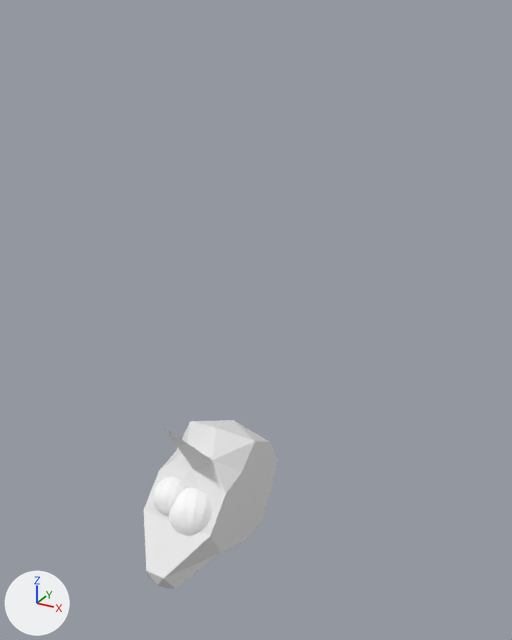
A saved change to the Blender file office/uni.blend.
The view is the same before and after, from a 50 mm lens placed at (5.11, -8.01, 6.99), pointed at (-0.25, 1.74, 2.11). The axes (+X, +Y, +Z) are drawn at lower left. The lights are the same throughout.

In view in the first picture: 'Head', 'LT EYE', 'RT Eye'.
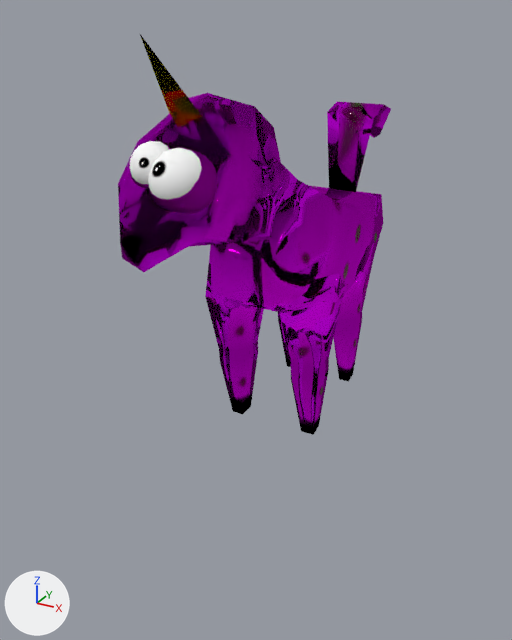
ob_eyes is not drawn itself; it is the parent of ob_lt_eye, ob_rt_eye.

Boxes (x1, y1, x2, y2) around the edits, measured in the pictures (512 x 640 px):
'Head', reshaped, moved (103% wider, 136% taller): before (144, 420, 278, 589); after (118, 34, 391, 435)
'LT EYE', moved, turned: before (169, 487, 212, 536); after (148, 147, 202, 200)
'RT Eye', moved, turned: before (153, 476, 186, 516); after (130, 141, 169, 184)
part 1 of me_icosphere, built on (purple): after (205, 102, 391, 435)
part 2 of me_icosphere, deleted: before (164, 428, 211, 468)
part 3 of me_icosphere, recoloured: before (144, 420, 271, 589); after (118, 93, 281, 272)

Diff of the bpy script that builds the scene:
```diff
--- a/office/uni.blend.py
+++ b/office/uni.blend.py
@@ img_untitled_001 @@
+img_untitled_001 = load_image('Untitled.001', 'unicornbody.png', 1024, 1024, 'sRGB')
@@ mat_unicornbody @@
+mat_unicornbody = bpy.data.materials.new('unicornBody')
+mat_unicornbody.use_nodes = True; mat_unicornbody.node_tree.nodes.clear()
+_N = mat_unicornbody.node_tree.nodes; _L = mat_unicornbody.node_tree.links
+n0 = _N.new('ShaderNodeOutputMaterial'); n0.name = 'Material Output'
+n1 = _N.new('ShaderNodeTexImage'); n1.name = 'Image Texture'
+n1.image = img_untitled_001
+n2 = _N.new('ShaderNodeBsdfGlass'); n2.name = 'Glass BSDF'
+n2.distribution = 'GGX'
+n2.inputs[2].default_value = 1.45  # 'IOR'
+_L.new(n1.outputs[0], n2.inputs[0])  # 'Color' to 'Color'
+_L.new(n2.outputs[0], n0.inputs[0])  # 'BSDF' to 'Surface'
@@ me_icosphere @@
 # used by ob_head; location = (0.0, 0.0, 0.0); rotation_euler = (0.0, 0.0, 0.312), in degrees (0, 0, 18)
-me_icosphere.from_pydata(...)  # 50 vertices, 88 faces; spans x -0.93..0.86, y -1.71..1.09, z -1.0..1.74
+me_icosphere.from_pydata(...)  # 169 vertices, 206 faces; spans x -0.93..2.29, y -1.71..5.97, z -4.97..1.74
+# me_icosphere part 1: 5 vertices moved from x -0.44..0.86, y 0.22..1.09, z -0.85..0.0 to x -0.45..0.85, y 0.22..1.09, z -0.85..0.0; 1 vertex removed from x 0.26, y 0.81, z -0.53; 122 vertices added at x -0.6..2.29, y 0.35..5.97, z -4.97..0.33
+# me_icosphere part 2: 2 vertices removed from x -0.41, y -1.27, z 1.74
+# me_icosphere part 3: 77 faces spanning x -0.93..0.85, y -1.71..1.09, z -1.0..1.0 switch from no material to mat_unicornbody
@@ ob_eyes @@
 ob_eyes = bpy.data.objects.new('Eyes', None)
-ob_eyes.location = (0.0, -1.175, -0.2)
+ob_eyes.location = (0.0, -1.175, 4.8)
@@ ob_lt_eye @@
 ob_lt_eye.location = (0.154, -0.896, 0.0599)
-ob_lt_eye.rotation_euler = (-1.469, 0.498, 3.909)  # degrees (-84, 29, 224)
+ob_lt_eye.rotation_euler = (-3.889, 0.307, 2.369)  # degrees (-223, 18, 136)
 ob_lt_eye.scale = (0.397, 0.397, 0.397)
@@ ob_rt_eye @@
 ob_rt_eye.location = (-0.23, -0.896, 0.202)
-ob_rt_eye.rotation_euler = (-1.678, -0.0436, -2.962)  # degrees (-96, -2.5, -170)
+ob_rt_eye.rotation_euler = (-3.855, 0.172, -2.875)  # degrees (-221, 10, -165)
 ob_rt_eye.scale = (0.306, 0.306, 0.306)
@@ ob_head @@
 ob_head = bpy.data.objects.new('Head', me_icosphere)
-ob_head.location = (0.0, 0.0, 0.0)
+ob_head.location = (0.0, 0.0, 5.0)
 ob_head.rotation_euler = (0.0, 0.0, 0.312)  # degrees (0, 0, 18)
```
